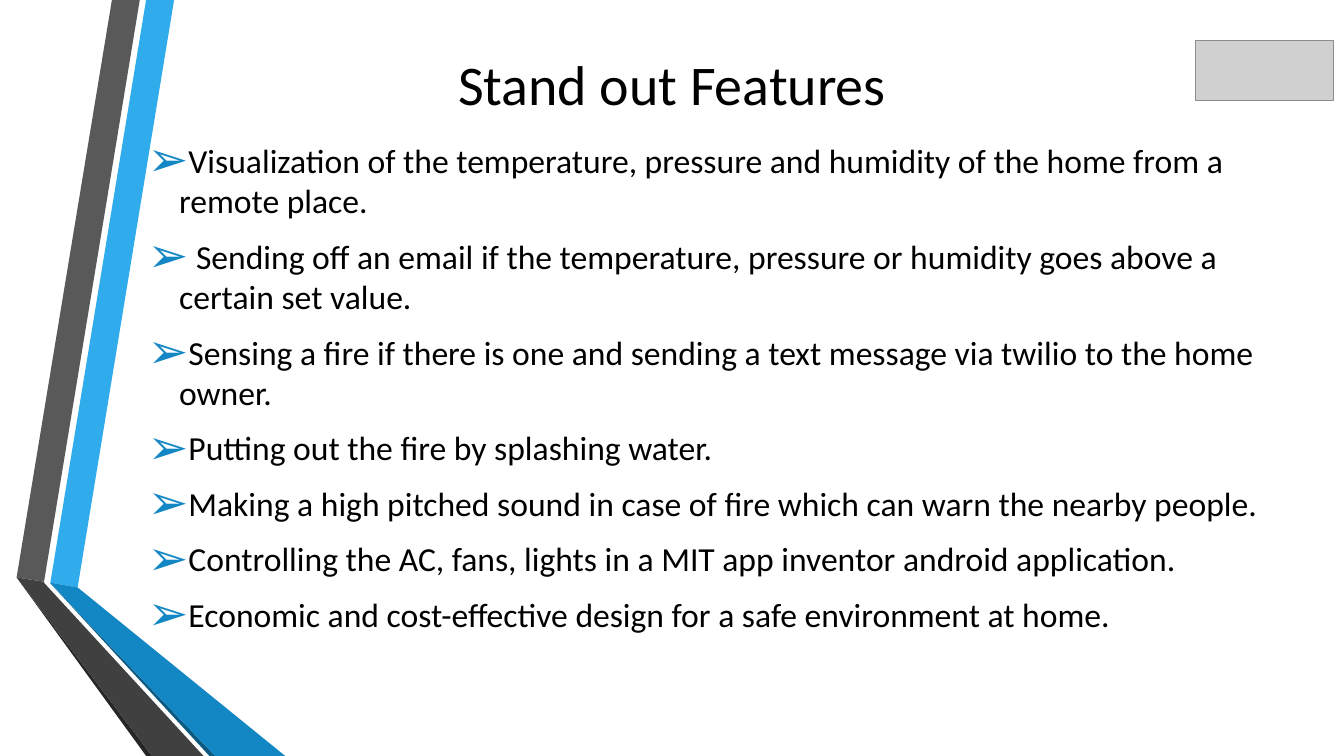
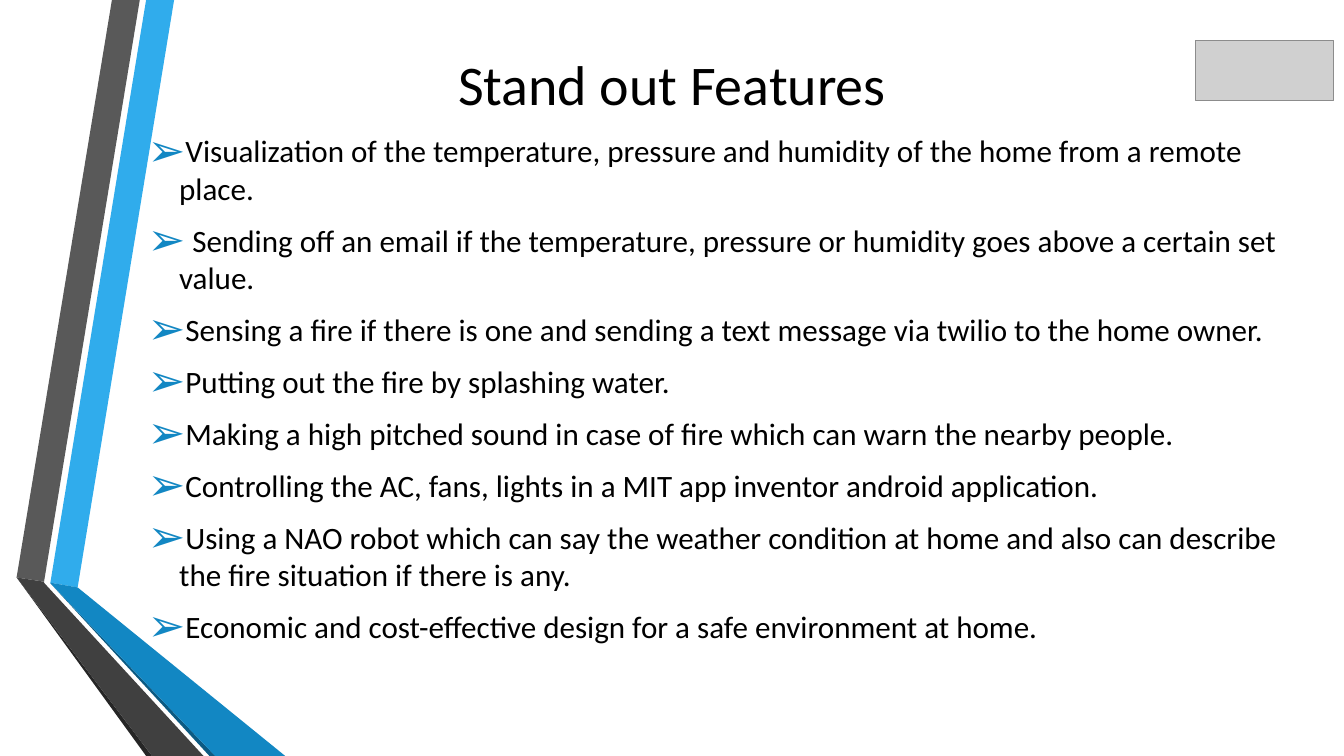
Before and after one commit to farid7666/CS5690-IoT-Robot, a slide deck: slide 2 of Project/Documentation/IOT-SMART-HOME-Firebot-and-Device-Automation.pptx. Drawn at 1344x756 pixels with LibreOffice and Linux fonts; fonts in the diff are those of the drawing; grey boxes stand for pictures; background and template pictures are left out. Boxes give left, top, right and bottom in pixels: in the first picture for what was removed or moved away, otherwise in the second. Text is boxed around its words. In the diff, an @@ line names an element or a change of style, - is before the commit and + after.

```diff
--- a/Project/Documentation/IOT-SMART-HOME-Firebot-and-Device-Automation.pptx
+++ b/Project/Documentation/IOT-SMART-HOME-Firebot-and-Device-Automation.pptx
@@ text at bbox=[179, 140, 1276, 644]: size 24 to 22.2 pt in "Visualization of the temperature, pressure and humidity ...", "Sending off an email if the temperature, ...", "Sensing a fire if there is one ...", "Putting out the fire by splashing water." and 3 more places @@
@@ text at bbox=[179, 527, 1276, 591]: paragraph added @@
+➢ Using a NAO robot which can say the weather condition at home and also can describe the fire situation if there is any.
```
Also in this commit, not shown: 1 other slide changed, 13 other files.
